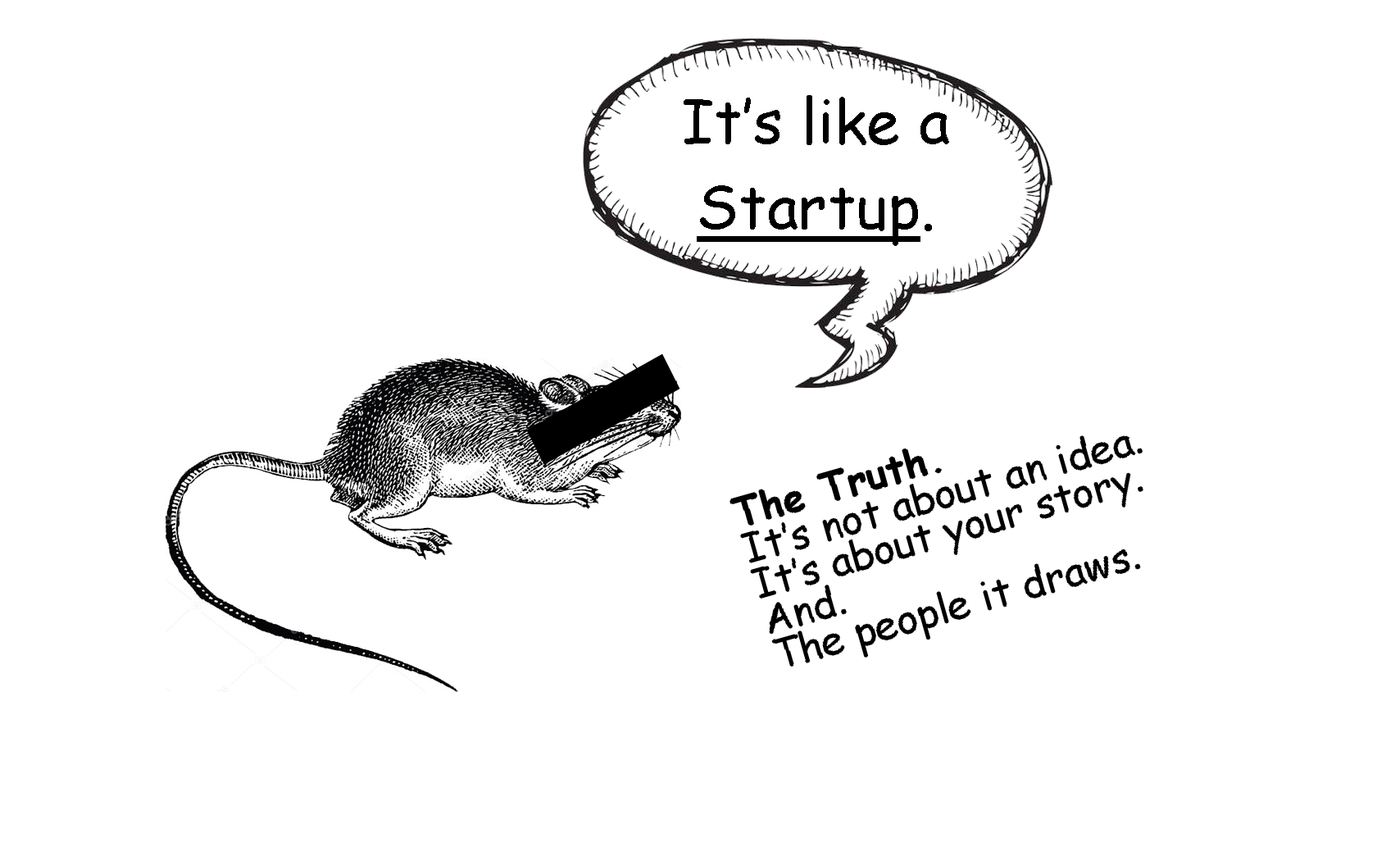
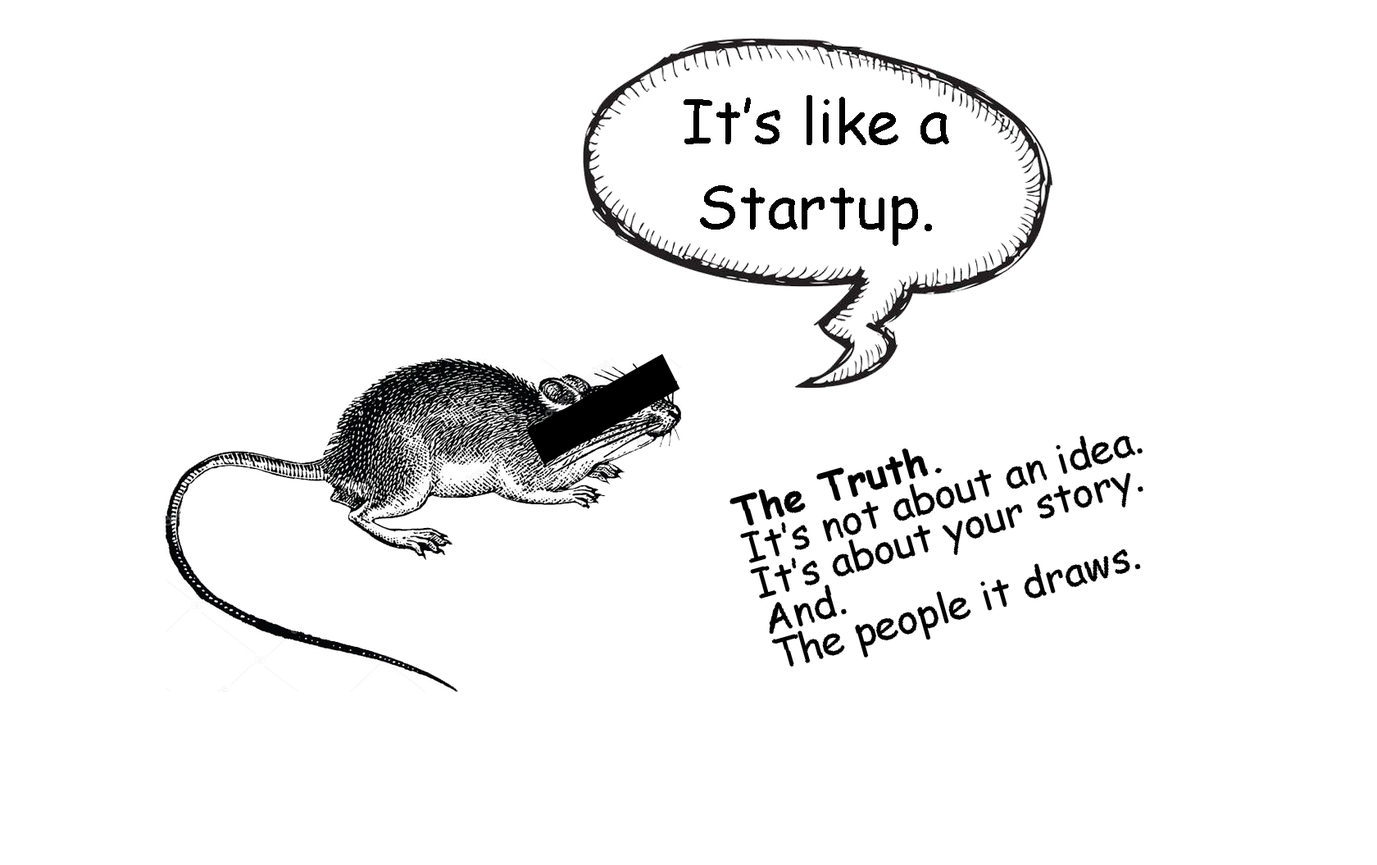
Before/after of a w=1377, h=865 layered artwork. What changed in the layer stack:
painted on "It’s like a Startup." over [696, 236, 921, 242]
